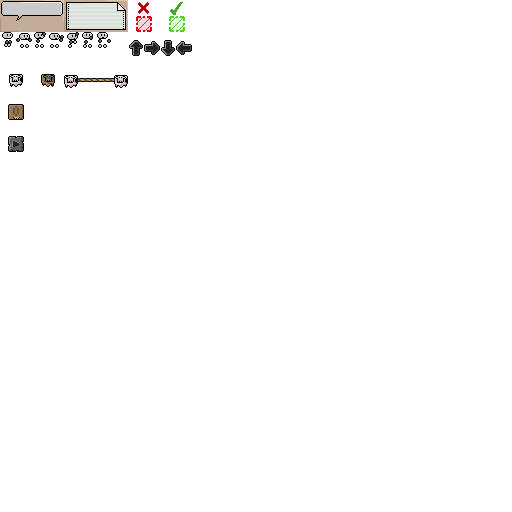
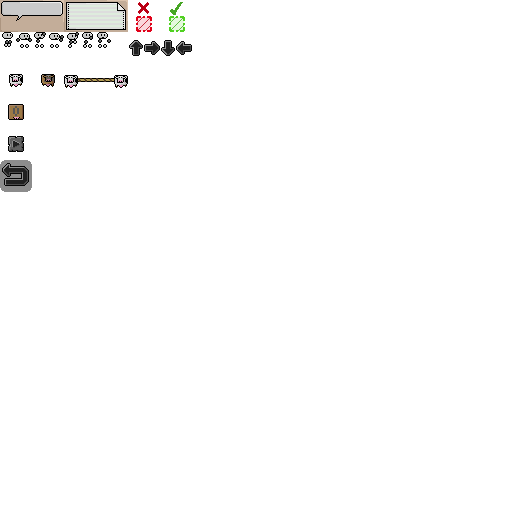
Layers edited between the first and the second 512px x 512px image:
painted on "tileset1.png" over [0, 160, 32, 192]
